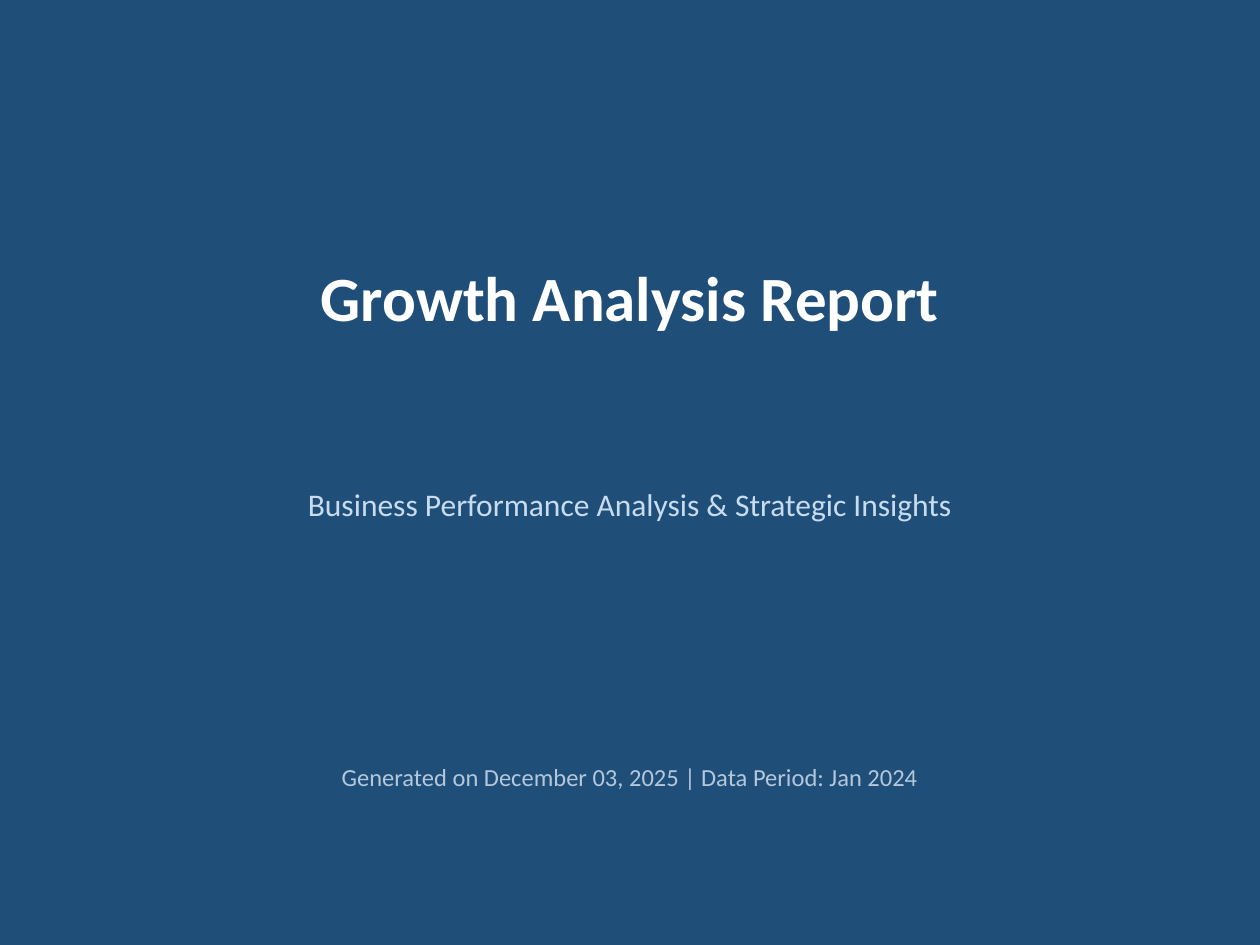
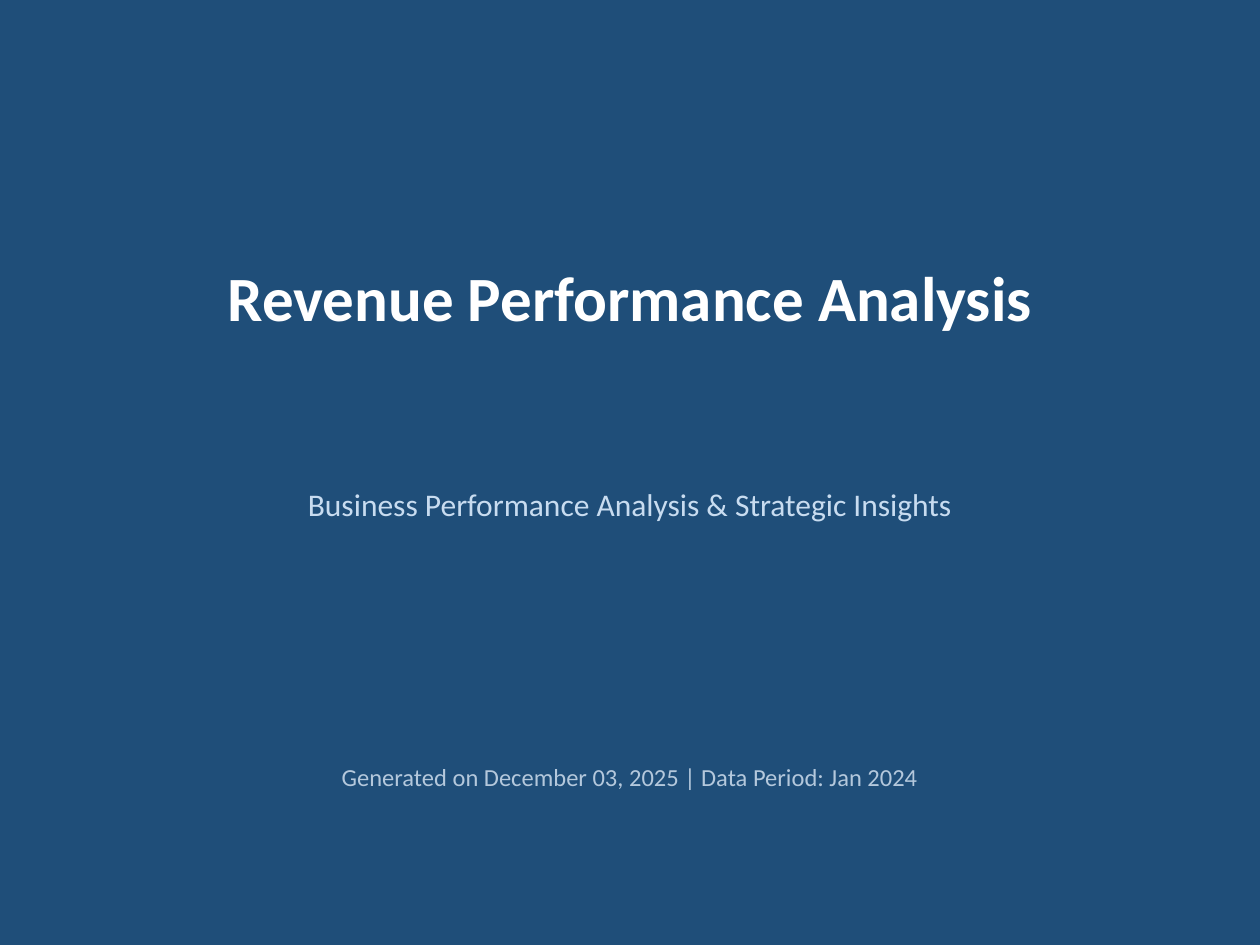
Before and after one commit to Hemanth94780/GTHackathon, a slide deck: slide 1 of output/automated_report.pptx. Drawn at 1260x945 pixels with LibreOffice and Linux fonts; fonts in the diff are those of the drawing. Boxes give left, top, right and bottom in pixels: in the first picture for what was removed or moved away, otherwise in the second. Text is boxed around its words. In the diff, an @@ line names an element or a change of style, - is before the commit and + after.

Commit message:
ai integrated analysis

```diff
--- a/output/automated_report.pptx
+++ b/output/automated_report.pptx
@@ text at (x1=228, y1=276, x2=1031, y2=331): text changed @@
-Growth Analysis Report
+Revenue Performance Analysis
```
Also in this commit, not shown: 1 other slide changed, 4 slides added, 3 slides removed, 32 other files.
